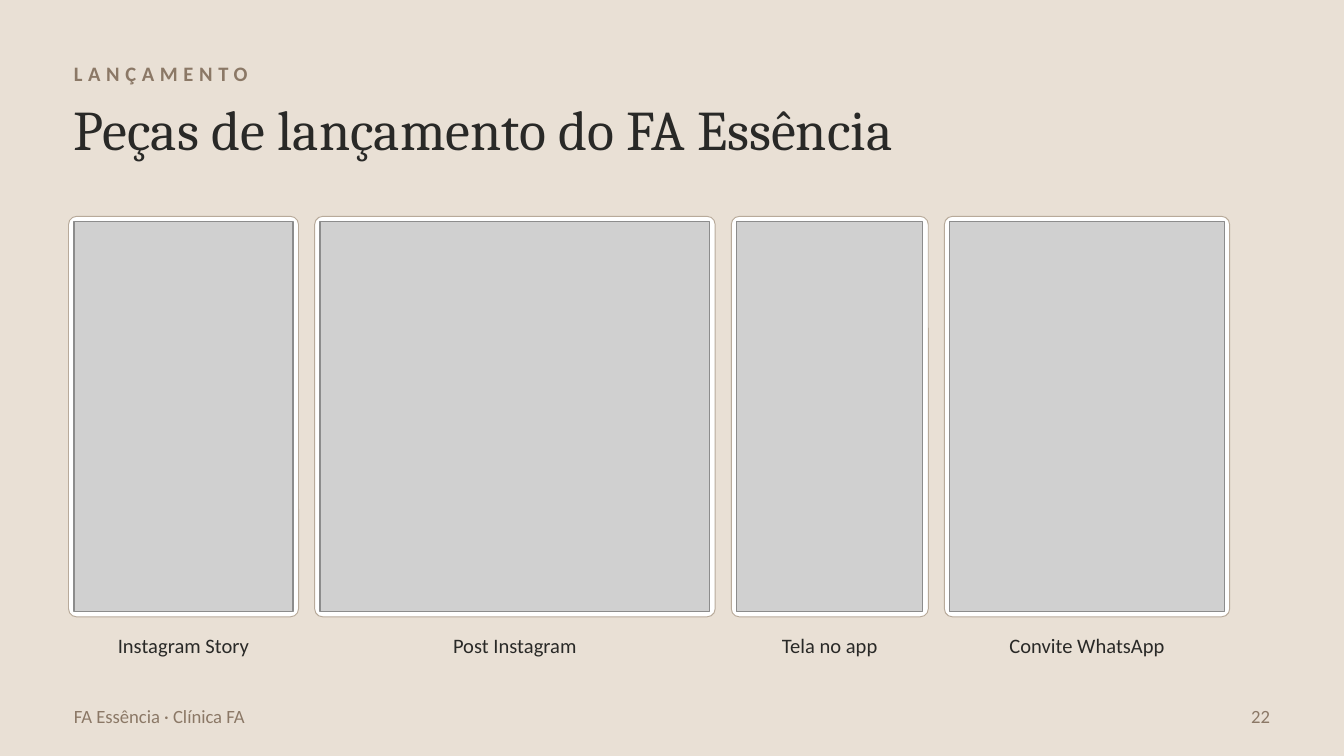
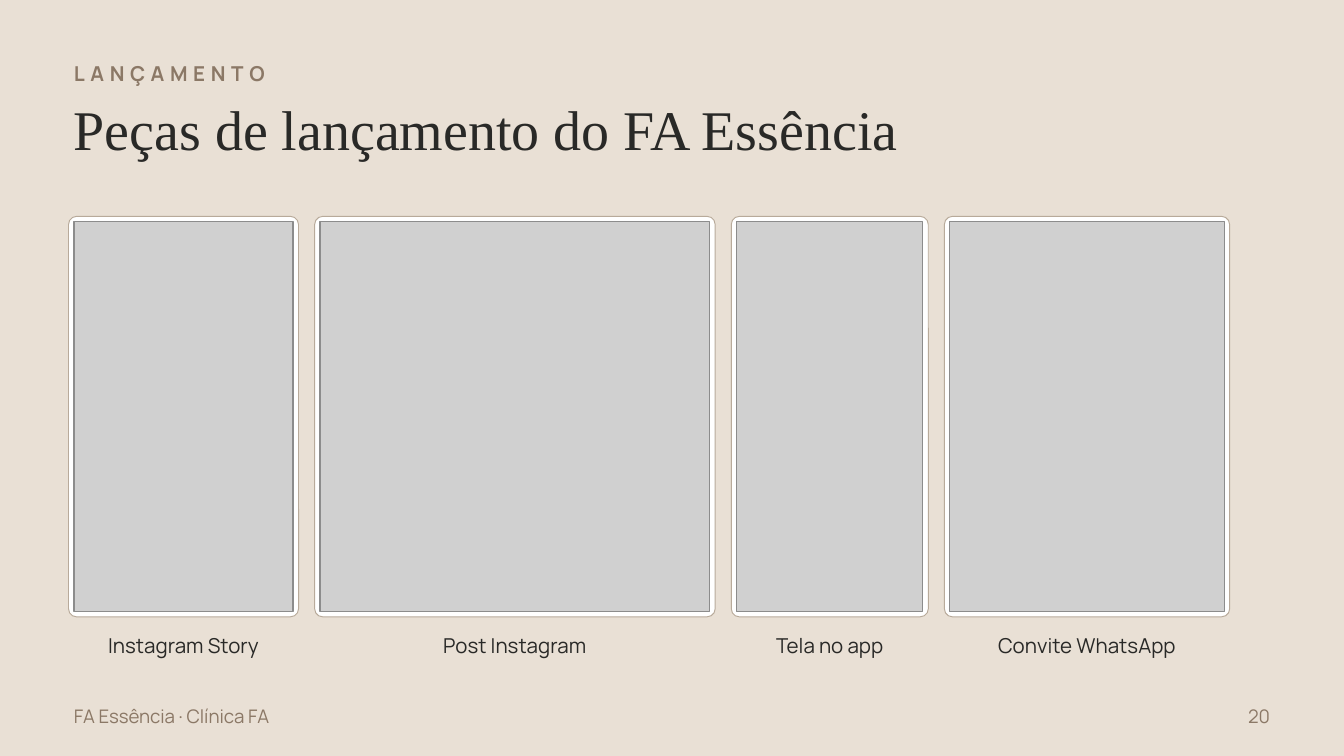
Before and after one commit to joaogstrapa10-cell/strapa.ai, a slide deck: slide 20 of FA-Essencia-Apresentacao.pptx (slide 22 before the commit). Drawn at 1344x756 pixels with LibreOffice and Linux fonts; fonts in the diff are those of the drawing; grey boxes stand for pictures. Boxes give left, top, right and bottom in pixels: in the first picture for what was removed or moved away, otherwise in the second. Text is boxed around its words. In the diff, an @@ line names an element or a change of style, - is before the commit and + after.

```diff
--- a/FA-Essencia-Apresentacao.pptx
+++ b/FA-Essencia-Apresentacao.pptx
@@ text "Peças de lançamento do FA ..." at (74, 111, 898, 160): font Cambria to Times New Roman @@
@@ font Calibri to Manrope in 6 elements at (74, 708, 269, 723), (74, 66, 265, 86), (108, 638, 259, 658), (443, 638, 587, 658), (776, 638, 884, 658), (998, 638, 1175, 658) @@
@@ text at (1248, 709, 1270, 723): text changed; font Calibri to Manrope @@
-22
+20
```
Also in this commit, not shown: 19 other slides changed, 2 slides added, 4 slides removed.
